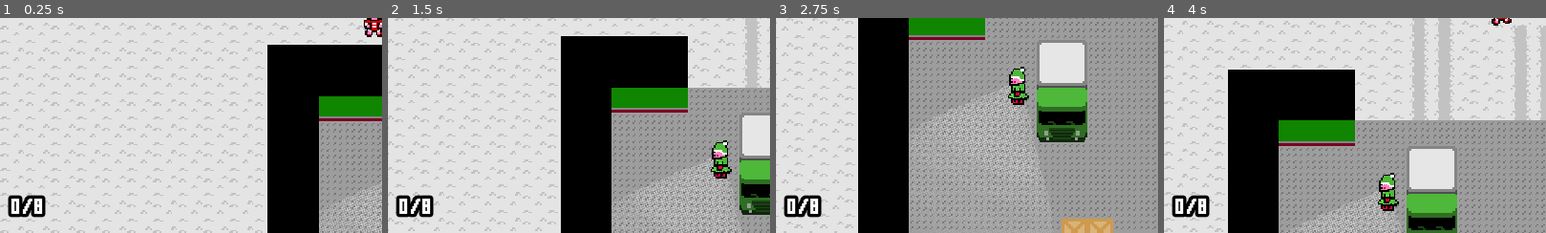
Above: before the commit, frames 1-4 (left to right).
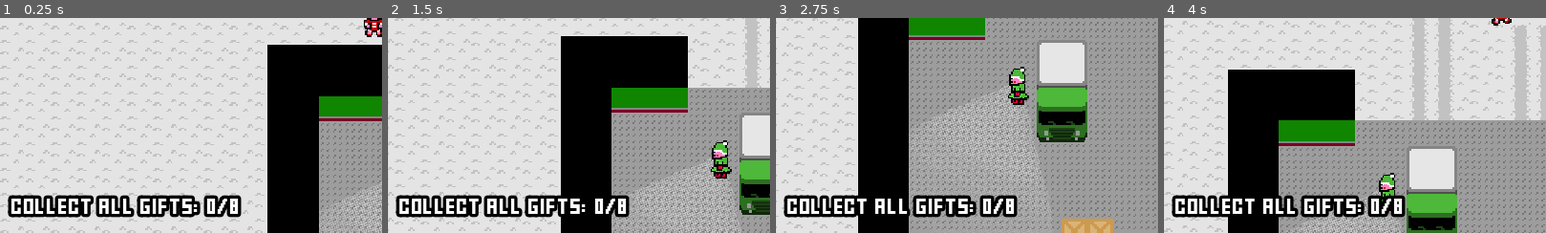
Above: after the commit, the same moments.

Repository: rthurmed/RobbingSanta
Game: Godot game, scene res://Main.tscn
Same seed, same stepped clock (60 frames per second), same inputs: the game is played once before the commit and once after it.
Inputs:
- Up to frame 1 (0.25 s): no input
- Up to frame 2 (1.5 s): hold Right (move_right) 0.53-1.28 s; hold Down (move_down) from 1.28 s (still down)
- Up to frame 3 (2.75 s): release Down (move_down) at 2.03 s; hold Right (move_right) from 2.03 s (still down)
- Up to frame 4 (4 s): release Right (move_right) at 2.78 s; hold Up (move_up) 2.78-3.53 s; hold Left (move_left) from 3.53 s (still down)
The pictures show only the part of the screen within x 1-51%, y 50-100%; the shares and areas given below are measured in that part.

The runs differ from the first frame. In frame 1, 5.3% of the frame differs, in the area x 2-64%, y 82-93%; in frame 2, 4.5%; in frame 3, 4.5%; in frame 4, 4.4%.

Commit message:
Gift status text

Diff:
--- a/Player.gd
+++ b/Player.gd
@@ -26,7 +26,7 @@
 		return
 
 	if gifts_picked < gift_count:
-		status.text = str(gifts_picked) + "/" + str(gift_count)
+		status.text = "Collect all gifts: " + str(gifts_picked) + "/" + str(gift_count)
 	else:
 		status.text = "Get out of the building"
 
